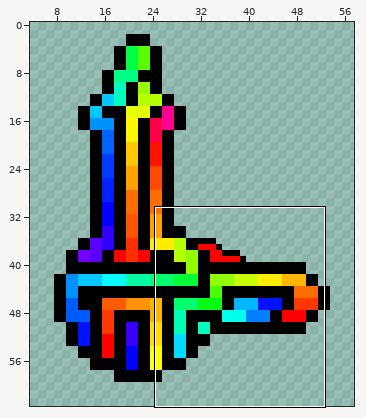
Pixel-art sprite, stored at source/Sprites/Gun2.png. The picture above shows the old version from afar; the outline marks the close-up.
Close-up. The starting point:
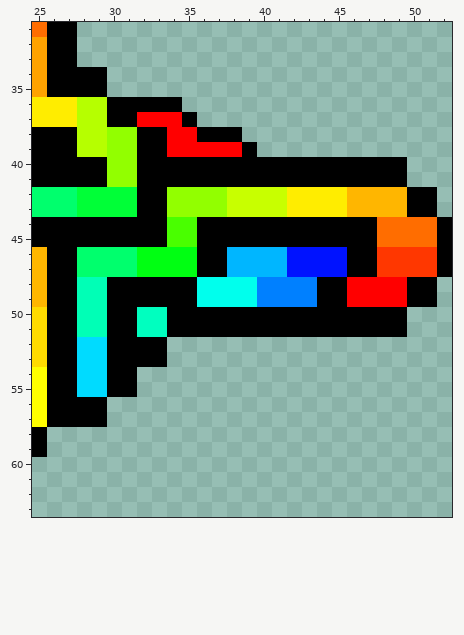
The file is 64x64 pixels. Colours within 5 levels of each other are drawn and written as one. Shown: x 25..52, y 31..63. The wide view leaves out empty margins.
After the commit:
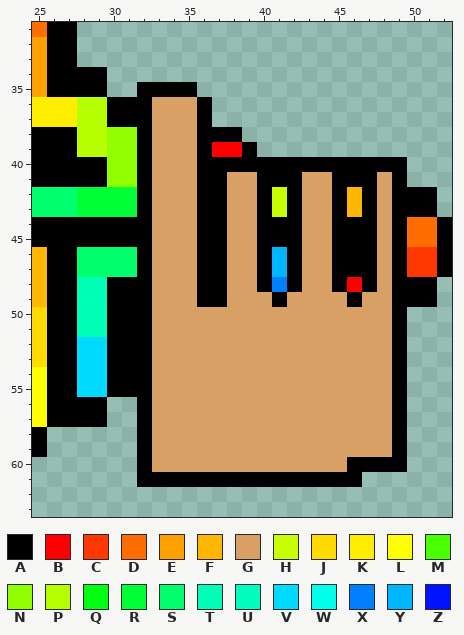
Palette (. is transparent): A #000000  B #ff0000  C #ff3700  D #ff6d00  E #ffa200  F #ffb600  G #d9a066  H #c8ff00  J #ffdb00  K #ffed00  L #ffff00  M #49ff00  N #92ff00  P #b6ff00  Q #00ff12  R #00ff37  S #00ff6d  T #00ffb6  U #00ffbf  V #00dbff  W #00ffed  X #0080ff  Y #00b6ff  Z #0012ff
The exact change:
y 35: x 32..35 .... -> AAAA
y 36: x 33..36 AA.. -> GGGA
y 37: x 32..36 BBBA. -> AGGGA
y 38: x 33..35 ABB -> GGG
y 39: x 33..36 ABBB -> GGGA
y 40: x 33..35 AAA -> GGG
y 41: x 33..35 AAA -> GGG; x 38..39 AA -> GG; x 43..44 AA -> GG; x 48 A -> G
y 42..43: x 33..40 ANNNNHHH -> GGGAAGGA; x 42..45 KKKK -> AGGA; x 47..49 FFF -> AGA
y 44..45: x 33..35 AMM -> GGG; x 38..39 AA -> GG; x 43..44 AA -> GG; x 48..49 DD -> GA
y 46..47: x 32..35 QQQQ -> AGGG; x 38..40 YYY -> GGA; x 42..45 ZZZZ -> AGGA; x 48..49 CC -> GA
y 48: x 33..40 AAAWWWWX -> GGGAAGGA; x 42..44 XXA -> AGG; x 47..49 BBB -> AGA
y 49: x 33..49 AAAWWWWXXXXAABBBB -> GGGAAGGGAGGGGAGGA
y 50..51: x 32..48 UUAAAAAAAAAAAAAAA -> AGGGGGGGGGGGGGGGG
y 52..53: x 33..49 A................ -> GGGGGGGGGGGGGGGGA
y 54..59: x 32..49 .................. -> AGGGGGGGGGGGGGGGGA
y 60: x 32..49 .................. -> AGGGGGGGGGGGGGAAAA
y 61: x 32..46 ............... -> AAAAAAAAAAAAAAA
